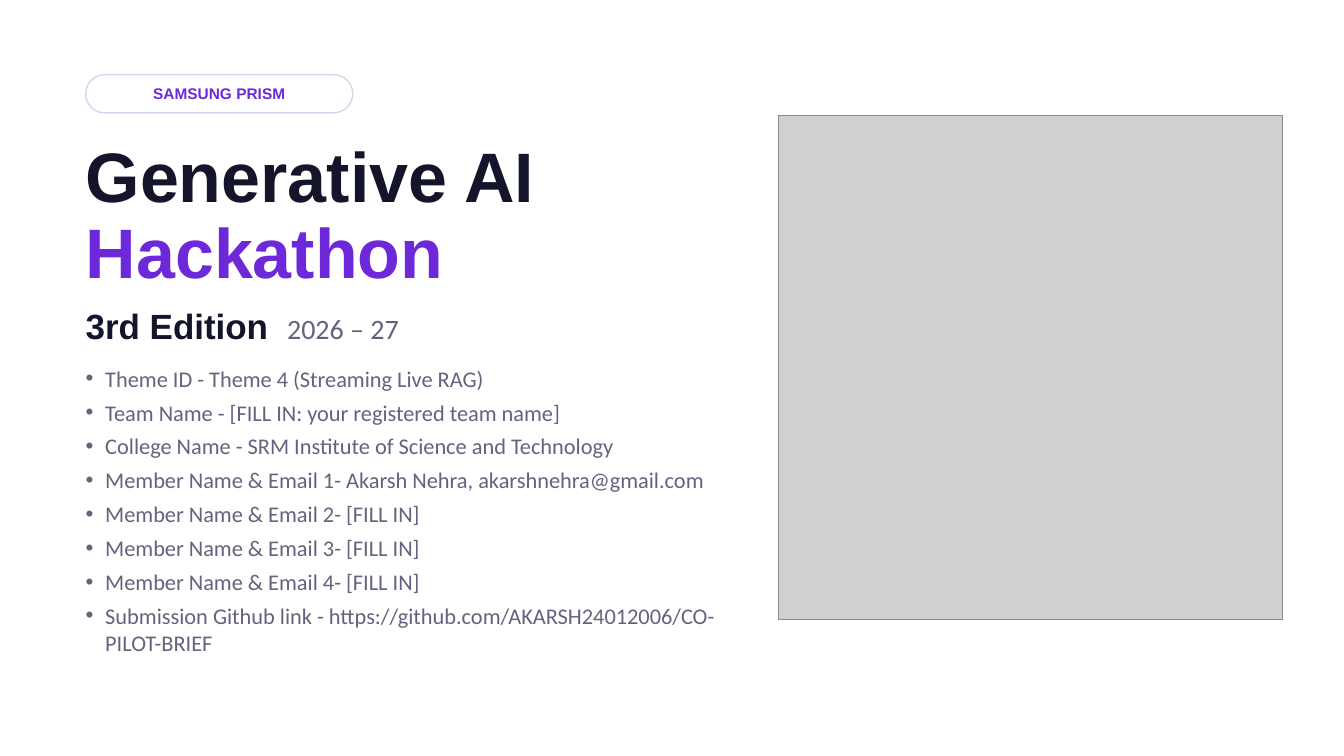
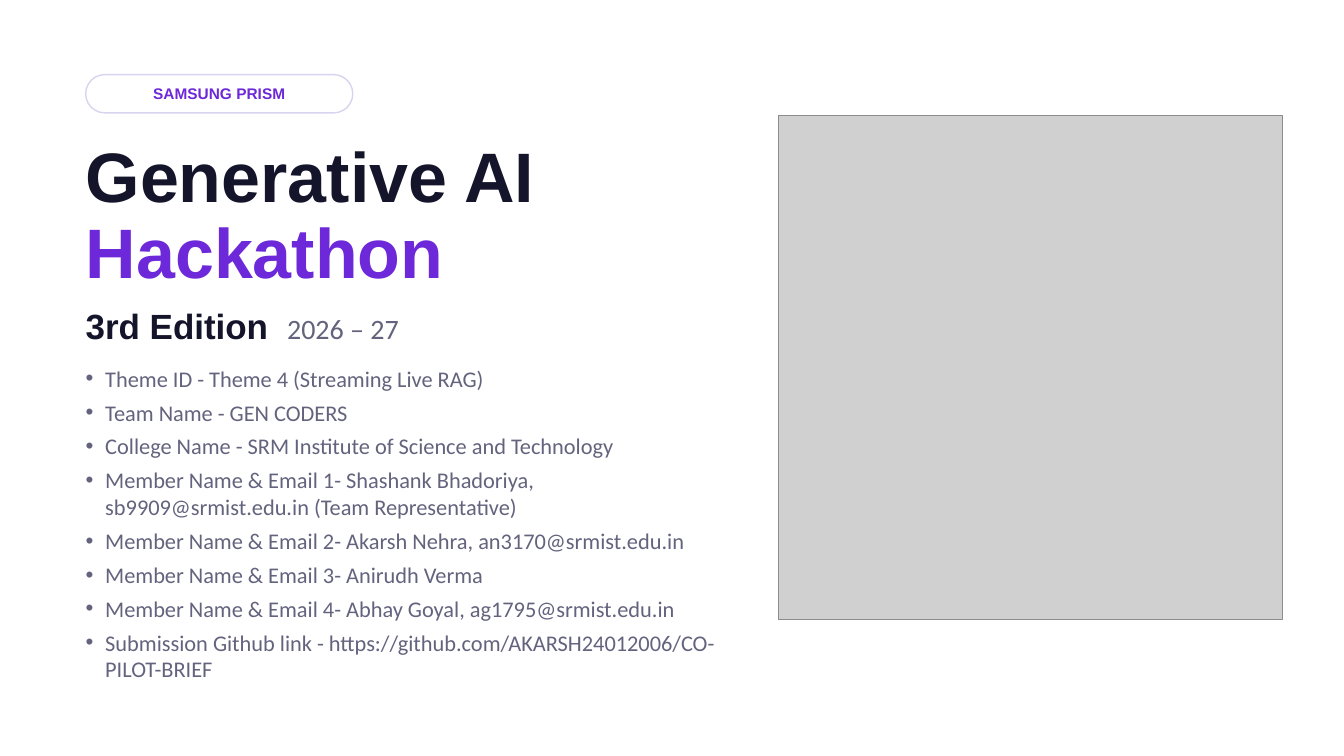
Before and after one commit to AKARSH24012006/CO-PILOT-BRIEF, a slide deck: slide 1 of CopilotBrief_Submission.pptx. Drawn at 1344x756 pixels with LibreOffice and Linux fonts; fonts in the diff are those of the drawing; grey boxes stand for pictures. Boxes give left, top, right and bottom in pixels: in the first picture for what was removed or moved away, otherwise in the second. Text is boxed around its words. In the diff, an @@ line names an element or a change of style, - is before the commit and + after.

```diff
--- a/CopilotBrief_Submission.pptx
+++ b/CopilotBrief_Submission.pptx
@@ text at bbox=[105, 406, 347, 421]: text changed @@
-• Team Name - [FILL IN: your registered team name]
+• Team Name - GEN CODERS
@@ text at bbox=[105, 472, 684, 621]: text changed @@
-• Member Name & Email 1- Akarsh Nehra, akarshnehra@gmail.com
-• Member Name & Email 2- [FILL IN]
-• Member Name & Email 3- [FILL IN]
-• Member Name & Email 4- [FILL IN]
+• Member Name & Email 1- Shashank Bhadoriya, sb9909@srmist.edu.in (Team Representative)
+• Member Name & Email 2- Akarsh Nehra, an3170@srmist.edu.in
+• Member Name & Email 3- Anirudh Verma
+• Member Name & Email 4- Abhay Goyal, ag1795@srmist.edu.in
```
Also in this commit, not shown: 1 other slide changed, 2 other files.
